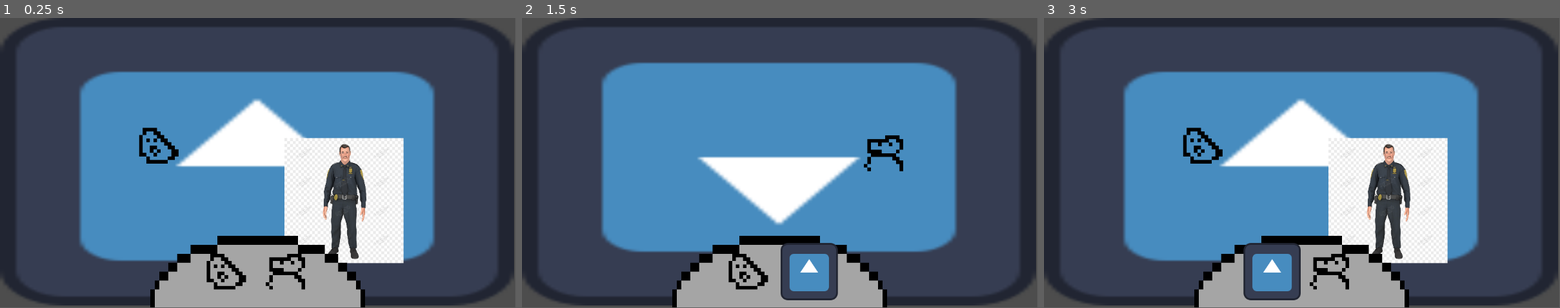
Above: before the commit, frames 1-3 (left to right).
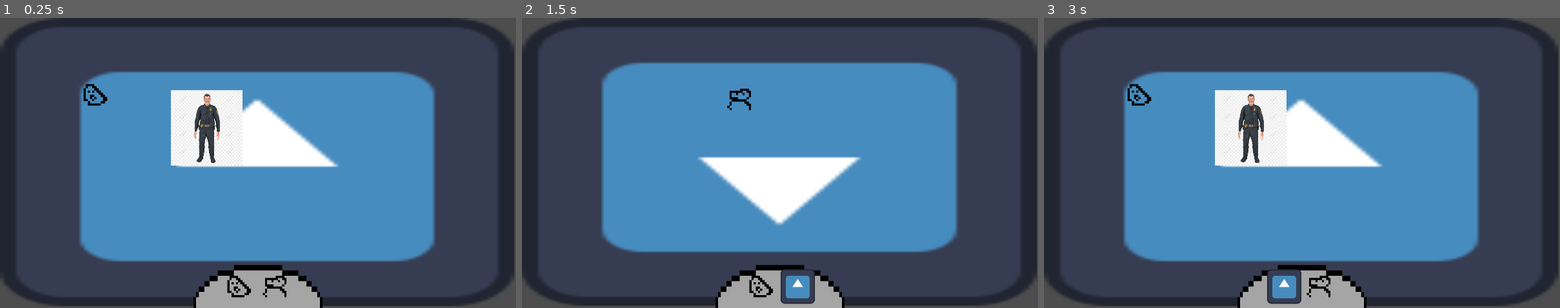
Above: after the commit, the same moments.

Repository: Nauviax/noirgame
Game: Godot game, scene res://scenes/main_scene.tscn
The game is run twice, just before and just after one commit, with the same random seed, the same clock (stepped at 60 frames per second) and the same inputs. The engine's default icon, where the game draws it, is replaced by a stand-in: a white triangle on a blue panel in a dark square.
Inputs (mouse positions are in pixels of both pictures, inside the frame that each line leads up to; where the layout moved, square brackets give the same spot in the first picture):
- Up to frame 1 (0.25 s): no input
- Up to frame 2 (1.5 s): click (764, 284) [749, 270] at 0.5 s; click (810, 270) at 1.27 s
- Up to frame 3 (3 s): click (1317, 284) at 2.02 s; click (1286, 284) [1271, 270] at 2.75 s
In our replay, the window is 799x449 before the commit and 800x450 after it. These sizes can differ from the game's own. Grey fills any space a smaller window leaves; there, only what the larger window draws over its background counts as a difference.

The runs differ from the first frame. In frame 1, 18% of the frame differs, in the area x 10-90%, y 22-100%; in frame 2, 7.2%; in frame 3, 18%.

Commit message:
Adjusted screen resolution

Diff:
--- a/project.godot
+++ b/project.godot
@@ -15,6 +15,13 @@
 config/features=PackedStringArray("4.3", "GL Compatibility")
 config/icon="res://icon.svg"
 
+[display]
+
+window/size/viewport_width=1920
+window/size/viewport_height=1080
+window/size/mode=2
+window/stretch/mode="viewport"
+
 [rendering]
 
 renderer/rendering_method="gl_compatibility"
--- a/scenes/locations/base_location.tscn
+++ b/scenes/locations/base_location.tscn
@@ -5,7 +5,6 @@
 
 [node name="BaseLocation" type="Node2D"]
 script = ExtResource("1_xr1op")
-location_name = null
 location_icon = ExtResource("2_w6did")
 location_icon_selected = ExtResource("2_w6did")
 
--- a/scenes/locations/inside_location.tscn
+++ b/scenes/locations/inside_location.tscn
@@ -3,15 +3,15 @@
 [ext_resource type="PackedScene" uid="uid://btm57ihbnbuo6" path="res://scenes/locations/base_location.tscn" id="1_oshgo"]
 [ext_resource type="Texture2D" uid="uid://bycmduqjdjy14" path="res://randomplaceholders/Thing1.png" id="2_8owp1"]
 [ext_resource type="Texture2D" uid="uid://bbmyacmxyi05t" path="res://icon.svg" id="2_wkhv7"]
-[ext_resource type="PackedScene" uid="uid://dglf20iwoa2m6" path="res://character/Character1/character1.tscn" id="4_ol0hn"]
+[ext_resource type="PackedScene" uid="uid://dglf20iwoa2m6" path="res://Character/Character1/character1.tscn" id="4_ol0hn"]
 
 [node name="BaseLocation" instance=ExtResource("1_oshgo")]
 location_name = "Inside"
 location_icon = ExtResource("2_8owp1")
 
 [node name="Background" parent="." index="0"]
-position = Vector2(574.5, 322)
-scale = Vector2(8.97656, 5.03125)
+position = Vector2(957, 536.5)
+scale = Vector2(14.9531, 8.38281)
 texture = ExtResource("2_wkhv7")
 
 [node name="Thing1" type="Sprite2D" parent="." index="1"]
--- a/scenes/locations/outside_location.tscn
+++ b/scenes/locations/outside_location.tscn
@@ -9,8 +9,8 @@
 location_icon = ExtResource("2_43n25")
 
 [node name="Background" parent="." index="0"]
-position = Vector2(574.5, 322)
-scale = Vector2(8.97656, 5.03125)
+position = Vector2(958, 536)
+scale = Vector2(14.9687, 8.375)
 texture = ExtResource("2_rxwbp")
 flip_v = true
 
--- a/scenes/main_scene.tscn
+++ b/scenes/main_scene.tscn
@@ -19,7 +19,7 @@
 
 [node name="UI" type="PanelContainer" parent="."]
 z_index = 99
-custom_minimum_size = Vector2(1152, 648)
+custom_minimum_size = Vector2(1920, 1080)
 offset_right = 40.0
 offset_bottom = 40.0
 mouse_filter = 1
@@ -40,4 +40,4 @@
 size_flags_vertical = 8
 
 [connection signal="pressed" from="UI/LevelSelectToolbar/LevelSelect/LocationButton" to="UI/LevelSelectToolbar/LevelSelect/LocationButton" method="_on_pressed"]
-[connection signal="pressed" from="UI/LevelSelectToolbar/LevelSelect/@TextureButton@17252" to="UI/LevelSelectToolbar/LevelSelect/@TextureButton@17252" method="_on_pressed"]
+[connection signal="pressed" from="UI/LevelSelectToolbar/LevelSelect/@TextureButton@79238" to="UI/LevelSelectToolbar/LevelSelect/@TextureButton@79238" method="_on_pressed"]
